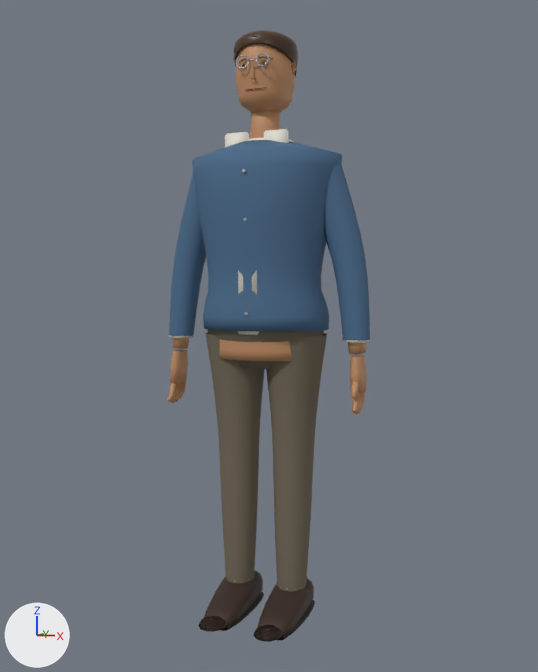
The Blender file assets/characters/blender_source/male_customer_05.blend: old version first, new version second.
The view is the same before and after, from a 50 mm camera at (0.81, -2.125, 0.998) aimed at (0.024, -0.031, 0.855). Arrows for +X, +Y and +Z are at lower left; the lights stay in place. The first picture is the older version.

The older version as bpy lines, for what is in view:
```python
ob_male_customer_05_customer_05_bottom = bpy.data.objects.new('male_customer_05_customer_05_bottom', me_male_customer_05_hips)
ob_male_customer_05_customer_05_bottom.location = (0.0, 0.0, 0.0)
ob_male_customer_05_customer_05_hair = bpy.data.objects.new('male_customer_05_customer_05_hair', me_male_customer_05_haircap)
ob_male_customer_05_customer_05_hair.location = (0.0, 0.0, 0.0)
ob_male_customer_05_customer_05_skin = bpy.data.objects.new('male_customer_05_customer_05_skin', me_male_customer_05_head)
ob_male_customer_05_customer_05_skin.location = (0.0, 0.0, 0.0)
ob_male_customer_05_customer_05_top = bpy.data.objects.new('male_customer_05_customer_05_top', me_male_customer_05_top)
ob_male_customer_05_customer_05_top.location = (0.0, 0.0, 0.0)
ob_male_customer_05_customer_05_trim = bpy.data.objects.new('male_customer_05_customer_05_trim', me_male_customer_05_cuff_l)
ob_male_customer_05_customer_05_trim.location = (0.0, 0.0, 0.0)
# also in view: 'male_customer_05_customer_05_shoe' at (0.0, -0.089, 0.052)
```
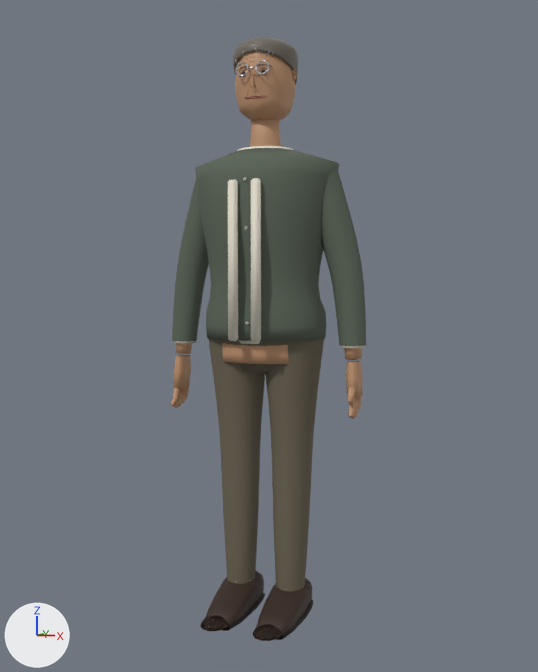
Location of each change, (x1, y1, x2, y2) in pixels of the pictures (538 x 672 px; the box of a moved part takes in the faces that stretch with it):
'male_customer_05_customer_05_top', recoloured, reshaped
    before: (169, 140, 370, 341)
    after: (172, 148, 366, 346)
'male_customer_05_customer_05_skin', rescaled
    before: (167, 44, 366, 414)
    after: (170, 51, 363, 419)
'male_customer_05_customer_05_trim', reshaped
    before: (169, 129, 371, 343)
    after: (172, 146, 367, 348)
'male_customer_05_customer_05_hair', recoloured, reshaped (brown to grey)
    before: (233, 30, 298, 76)
    after: (233, 37, 298, 85)
part 2 of me_male_customer_05_haircap, deleted
    before: (236, 41, 279, 55)
part 3 of me_male_customer_05_haircap, moved or reshaped
    before: (234, 30, 298, 76)
    after: (233, 37, 298, 85)
part 4 of me_male_customer_05_top, moved or reshaped
    before: (324, 160, 370, 341)
    after: (321, 167, 366, 346)
part 5 of me_male_customer_05_top, moved or reshaped
    before: (169, 174, 206, 337)
    after: (172, 180, 209, 343)
part 6 of me_male_customer_05_top, moved or reshaped
    before: (192, 140, 342, 332)
    after: (195, 148, 339, 341)
part 7 of me_male_customer_05_cuff_l, moved or reshaped
    before: (343, 340, 371, 343)
    after: (340, 345, 367, 348)
part 8 of me_male_customer_05_cuff_l, moved or reshaped
    before: (169, 335, 192, 338)
    after: (172, 340, 196, 343)
part 9 of me_male_customer_05_cuff_l, moved or reshaped (mostly hidden)
    before: (248, 138, 294, 142)
    after: (237, 146, 293, 151)
part 10 of me_male_customer_05_cuff_l, moved or reshaped
    before: (238, 270, 259, 335)
    after: (239, 340, 260, 344)
part 11 of me_male_customer_05_cuff_l, moved or reshaped
    before: (225, 129, 289, 147)
    after: (228, 178, 261, 342)

What changed in the scene script:
```text
Change mat_male_customer_05_hair:
    mat_male_customer_05_hair.base_color: (0.0685, 0.0331, 0.0176) -> (0.168, 0.147, 0.12)  # brown #4a3324 -> grey #726b61
Change mat_male_customer_05_top:
    mat_male_customer_05_top.base_color: (0.0704, 0.147, 0.254) -> (0.107, 0.133, 0.0999)  # blue #4b6b8a -> dark grey #5c6659
Change me_male_customer_05_head:
    remove me_male_customer_05_head.from_pydata(...)  # 3147 vertices, 3306 faces; spans x -0.32..0.32, y -0.14..0.15, z 0.07..1.75
    add me_male_customer_05_head.from_pydata(...)  # 3147 vertices, 3306 faces; spans x -0.3..0.3, y -0.14..0.14, z 0.07..1.73
    me_male_customer_05_head part 1: the whole mesh is scaled about the mesh origin by (0.963, 0.988, 0.988)
Change me_male_customer_05_haircap:
    remove me_male_customer_05_haircap.from_pydata(...)  # 1628 vertices, 1754 faces; spans x -0.094..0.094, y -0.096..0.11, z 1.621..1.751
    add me_male_customer_05_haircap.from_pydata(...)  # 1540 vertices, 1654 faces; spans x -0.096..0.096, y -0.098..0.112, z 1.599..1.731
    me_male_customer_05_haircap part 2: 10 loose pieces with 220 vertices, spanning x -0.068..0.067, y -0.096..-0.061, z 1.671..1.705, are deleted
    me_male_customer_05_haircap part 3: 744 vertices removed from x -0.094..0.094, y -0.096..0.11, z 1.621..1.751; 722 vertices added at x -0.096..0.096, y -0.097..0.112, z 1.599..1.731
    other edits to the shape of me_male_customer_05_haircap do not show in these pictures
Change me_male_customer_05_top:
    remove me_male_customer_05_top.from_pydata(...)  # 1160 vertices, 1128 faces; spans x -0.325..0.325, y -0.167..0.171, z 0.843..1.425
    add me_male_customer_05_top.from_pydata(...)  # 1160 vertices, 1128 faces; spans x -0.313..0.314, y -0.16..0.164, z 0.826..1.402
    me_male_customer_05_top part 4: the loose piece of 160 vertices spanning x 0.108..0.325, y -0.058..0.058, z 0.843..1.386 is multiplied about its middle by the matrix ((0.987, 0.0, 0.003), (0.0, 0.987, 0.0), (-0.003, 0.0, 0.987)), then moved by (-0.01, 0.0, -0.02)
    me_male_customer_05_top part 5: the loose piece of 160 vertices spanning x -0.325..-0.109, y -0.057..0.057, z 0.843..1.385 is multiplied about its middle by the matrix ((0.987, 0.0, -0.003), (0.0, 0.987, 0.0), (0.003, 0.0, 0.987)), then moved by (0.01, 0.0, -0.02)
    me_male_customer_05_top part 6: 840 of 1160 vertices moved; they spanned x -0.234..0.234, y -0.167..0.171, z 0.875..1.425 and now span x -0.224..0.224, y -0.16..0.164, z 0.847..1.402; mean shift (0.0, 0.0, -0.025); largest move (0.195, 0.0, 0.875) -> (0.186, 0.0, 0.847)
Change me_male_customer_05_cuff_l:
    remove me_male_customer_05_cuff_l.from_pydata(...)  # 422 vertices, 436 faces; spans x -0.327..0.327, y -0.143..0.092, z 0.833..1.452
    add me_male_customer_05_cuff_l.from_pydata(...)  # 422 vertices, 436 faces; spans x -0.316..0.316, y -0.174..0.091, z 0.816..1.412
    me_male_customer_05_cuff_l part 7: the loose piece of 86 vertices spanning x 0.243..0.327, y -0.042..0.036, z 0.833..0.86 is moved by (-0.011, 0.0, -0.017)
    me_male_customer_05_cuff_l part 8: the loose piece of 86 vertices spanning x -0.327..-0.244, y -0.041..0.036, z 0.833..0.86 is moved by (0.011, 0.0, -0.017)
    me_male_customer_05_cuff_l part 9: the loose piece of 154 vertices spanning x -0.093..0.093, y -0.084..0.092, z 1.408..1.435 is moved by (0.0, 0.0, -0.023)
    me_male_customer_05_cuff_l part 10: the loose piece of 32 vertices spanning x -0.033..0.033, y -0.143..-0.119, z 0.865..1.335 is scaled about its middle by (0.948, 1, 1.01), then moved by (0.0, 0.007, -0.025)
    me_male_customer_05_cuff_l part 11: 64 of 422 vertices moved; they spanned x -0.098..0.098, y -0.082..-0.064, z 1.363..1.452 and now span x -0.049..0.049, y -0.174..-0.158, z 0.848..1.303; mean shift (0.0, -0.093, -0.332); largest move (0.094, -0.068, 1.363) -> (0.045, -0.162, 0.848)
```
